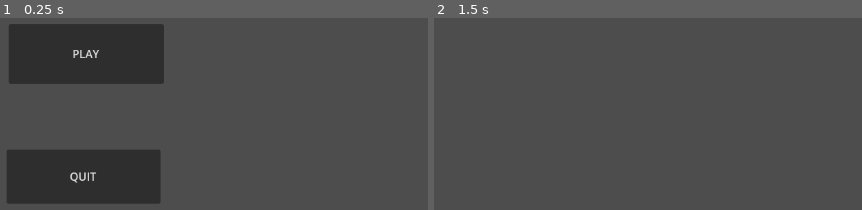
Above: before the commit, frames 1-2 (left to right).
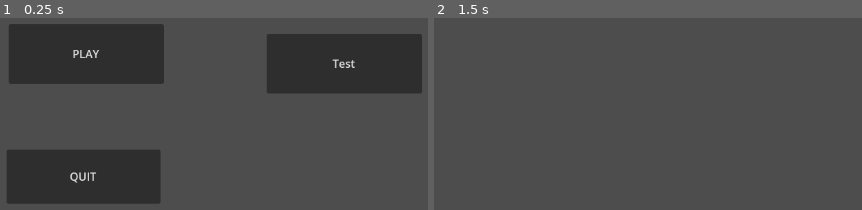
Above: after the commit, the same moments.

Repository: Robrverde/Cycling-Across-Japan-Until-I-Collect-1-million-Dollars-For-Charity
Game: Godot game, scene res://main.tscn
Same seed, same stepped clock (60 frames per second), same inputs: the game is played once before the commit and once after it.
Inputs:
- Up to frame 1 (0.25 s): no input
- Up to frame 2 (1.5 s): click "PLAY" (after the commit: "Test") at 0.5 s; tap Enter at 1.25 s

The runs differ from the first frame. In frame 1, 11% of the frame differs, in the area x 62-99%, y 8-40%; in frame 2, nothing differs.

Commit message:
Test 2
Second test to see if source control is working

Diff:
--- a/main.tscn
+++ b/main.tscn
@@ -12,6 +12,13 @@
 offset_bottom = 297.0
 text = "PLAY"
 
+[node name="Start2" type="Button" parent="."]
+offset_left = 830.0
+offset_top = 225.0
+offset_right = 1054.0
+offset_bottom = 311.0
+text = "Test"
+
 [node name="Quit" type="Button" parent="."]
 offset_left = 455.0
 offset_top = 392.0
@@ -20,4 +27,5 @@
 text = "QUIT"
 
 [connection signal="pressed" from="Start" to="." method="_on_start_pressed"]
+[connection signal="pressed" from="Start2" to="." method="_on_start_pressed"]
 [connection signal="pressed" from="Quit" to="." method="_on_quit_pressed"]
